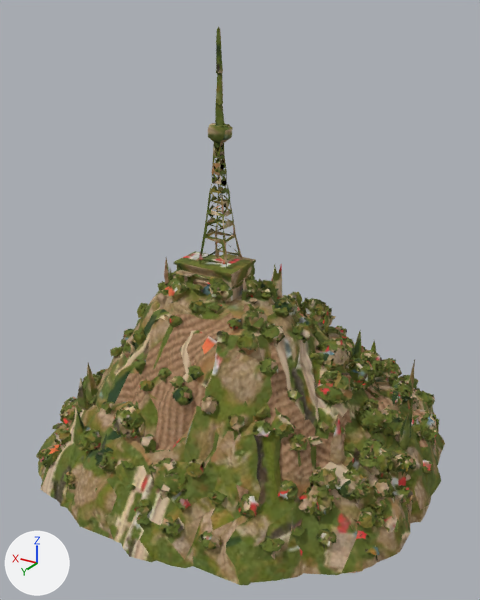
An edit to the glTF model art/m_tb_mtatsminda.glb, drawn before and after from the same camera.
Rendered twice from a camera (50 mm lens) standing at (-0.755, 1.313, 1.073) and looking at (0.006, 0.044, 0.438). The lights are fixed; the arrows at lower left show +X, +Y and +Z. The older version comes first. Where no turn or scale is listed for an object, it has been applied to the vertices. Vertices at exactly the same position are counted once.
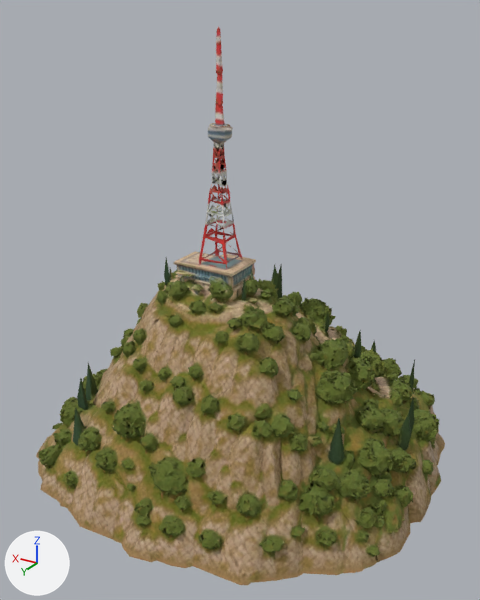
Changed parts and their boxes [x1, y1, x2, y2] in the pictures (480 x 600 px; the box of a moved part takes in the faces that stretch with it):
part 1 of me_mesh_0, moved or reshaped: [278, 331, 445, 547] in both
part 2 of me_mesh_0, moved or reshaped: [36, 353, 127, 525] in both
part 3 of me_mesh_0, surface changed: [38, 27, 442, 585] in both

The edits, one by one:
me_mesh_0 is used by ob_mesh_0; location (0.002, -0.001, 0.525).
me_mesh_0 had 25068 vertices, 55114 faces and spanned x -0.496..0.496, y -0.493..0.493, z -0.525..0.525.
me_mesh_0 now has 25067 vertices, 55108 faces and spans x -0.496..0.496, y -0.493..0.493, z -0.525..0.525.
Part 1, on me_mesh_0:
20 vertices are removed from x -0.465..-0.246, y -0.406..0.369, z -0.487..-0.213.
152 faces are deleted.
2 vertices move from x -0.463..-0.46, y 0.111..0.187, z -0.475..-0.457 to x -0.467..-0.462, y 0.109..0.191, z -0.475..-0.458.
16 vertices are added at x -0.466..-0.013, y -0.248..0.085, z -0.524..0.006.
142 new faces join them.
Part 2, on me_mesh_0:
15 vertices are removed from x 0.089..0.446, y -0.077..0.434, z -0.503..-0.2.
97 faces are deleted.
18 vertices are added at x 0.087..0.454, y -0.075..0.435, z -0.51..-0.2.
101 new faces join them.
me_mesh_0 part 3: 54820 kept faces spanning x -0.496..0.496, y -0.493..0.493, z -0.525..0.525 get new texture (UV) coordinates.
